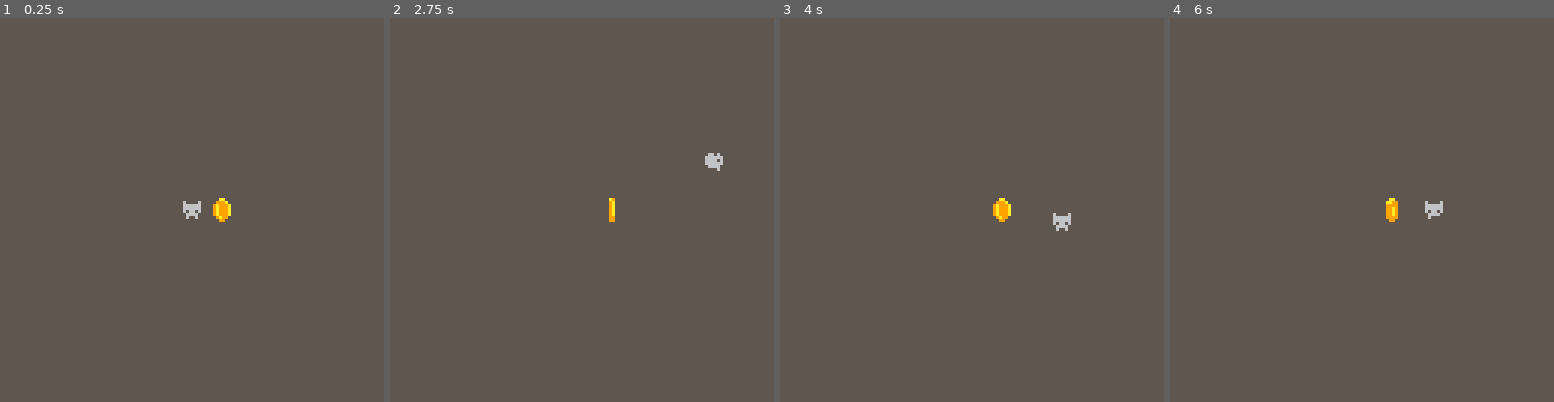
Above: before the commit, frames 1-4 (left to right).
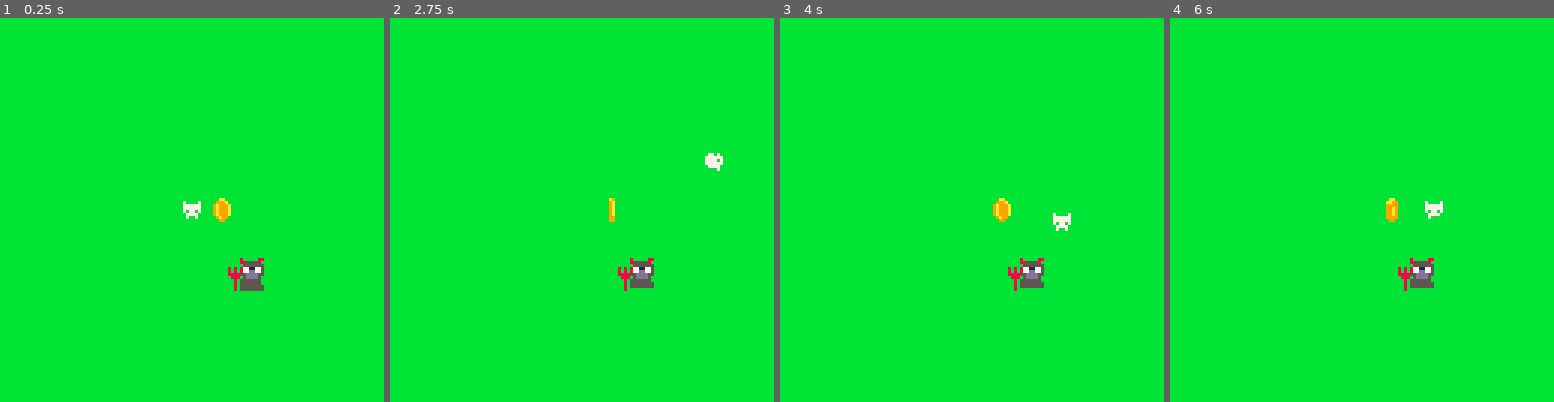
Above: after the commit, the same moments.

Repository: MrAranha/pico8
Game: PICO-8 cartridge lekkit.p8
Same seed, same stepped clock (60 frames per second), same inputs: the game is played once before the commit and once after it.
Inputs:
- Up to frame 1 (0.25 s): no input
- Up to frame 2 (2.75 s): hold Right 1.6-2.1 s; hold Up 2.15-2.42 s; hold Right from 2.47 s (still down)
- Up to frame 3 (4 s): release Right at 3.03 s; hold Left 3.08-3.58 s; hold Down 3.63-3.97 s
- Up to frame 4 (6 s): hold Right 4.02-4.68 s; hold Up 4.73-5.03 s; hold Left 5.08-5.68 s; hold Down from 5.73 s (still down)

The runs differ from the first frame. In frame 1, 99% of the frame differs, in the area x 0-100%, y 0-100%; in frame 2, 100%; in frame 3, 100%; in frame 4, 100%.

Commit message:
Update lekkit.p8dd

Diff:
--- a/lekkit.p8
+++ b/lekkit.p8
@@ -19,9 +18,38 @@
 	--sfx(0,0)
 end
 
+
+	body_bobbing = 7
+	trident_bobbing = 4
+function _enemy()
+
+	y_enemy = 80
+	x_enemy = 80
+	--TRIDENT
+	spr(29,x_enemy-5, y_enemy+trident_bobbing)
+	--BODY
+	spr(28,x_enemy, y_enemy+body_bobbing)
+
+	--HEAD
+	spr(27,x_enemy, y_enemy)
+
+	body_bobbing -= 0.1
+	if body_bobbing <= 5 then
+		body_bobbing = 7
+	end
+
+
+	trident_bobbing -= 0.1
+	if trident_bobbing <= 3 then
+		trident_bobbing = 4
+	end
+end
+
+
 function _draw()
 
-	cls(5)
+	cls(11)
+	_enemy()
 	_coin()
 	spr(char_sprite, x, y)
 	if(not btn(0) and not btn(2) and not btn(3) and not btn(1)) then
@@ -73,21 +101,21 @@
 end
 __gfx__
 00000000000000000000000000000000000000000000000000000000000000000000000000000000000000000000000000000000000000000000000000707000
-00000000060000600600006006000060006606000066060000660600060000600600006006000060006066000060660000606600000000007077777700707770
-00700700066666600666666006666660066666600666666006666660066666600666666006666660066666600666666006666660000000000000000000707070
-00077000066666600666666006666660066660600666606006666060066666600666666006666660060666600606666006066660000000000000000000707070
-00077000060660600606606006066060066666600666666006666660066666600666666006666660066666600666666006666660000000000000000000707070
-00700700006666000066660000666600006666000066660000666600006666000066660000666600006666000066660000666600000000000777777700777077
-00000000006006000060000000000600006006000000060000600000006006000060000000000600006006000060000000000600000000000000000000700070
+00000000070000700700007007000070007707000077070000770700070000700700007007000070007077000070770000707700000000007077777700707770
+00700700077777700777777007777770077777700777777007777770077777700777777007777770077777700777777007777770000000000000000000707070
+00077000077777700777777007777770077770700777707007777070077777700777777007777770070777700707777007077770000000000000000000707070
+00077000070770700707707007077070077777700777777007777770077777700777777007777770077777700777777007777770000000000000000000707070
+00700700007777000077770000777700007777000077770000777700007777000077770000777700007777000077770000777700000000000777777700777077
+00000000007007000070000000000700007007000000070000700000007007000070000000000700007007000070000000000700000000000000000000700070
 00000000000000000000000000000000000000000000000000000000000000000000000000000000000000000000000000000000000000000000000000700070
-000000000000000077777777bbbbbbbbbbbbbbbb7777777777777777000aa000000aa000000a9000000aa0000000000000000000000000000000000000000000
-000700000000000070000000b3b3bbbbbbbbbbbb700000000007070700999a0000aa99000009a00000999a000000000000000000000000000000000000000000
-000700000000000007000000bb3bbbbbbbbbbbbb700000000000700709a999a0009999000009a000009999000000000000000000000000000000000000000000
-000700000000000077777777bb3bbbbbbbbbbbbb700000000000000709a999a00099a9000009a000009a99000000000000000000000000000000000000000000
-000700000000000000000000bb3bbbbbbbbbbbbb700000000000000709a999a00099a9000009a000009a99000000000000000000000000000000000000000000
-000700000000000000777777bbbbbbbbbbbbbbbb777777777777777709a999a00099a9000009a000009a99000000000000000000000000000000000000000000
-000700000000000000000000bbbbbbbbbbbbbbbb7000000000000007009a99000099990000099000009999000000000000000000000000000000000000000000
-000700000000000000000000bbbbbbbbbbbbbbbb7077777777777707000990000009900000099000000990000000000000000000000000000000000000000000
+000000000000000077777777bbbbbbbbbbbbbbbb7777777777777777000aa000000aa000000a9000000aa0008000008801111110080808000000000000000000
+000700000000000070000000b3b3bbbbbbbbbbbb700000000007070700999a0000aa99000009a00000999a008855558005555510080808000000000000000000
+000700000000000007000000bb3bbbbbbbbbbbbb700000000000700709a999a0009999000009a000009999000555555555555550088888000000000000000000
+000700000000000077777777bb3bbbbbbbbbbbbb700000000000000709a999a00099a9000009a000009a99000771177555555555008880000000000000000000
+000700000000000000000000bb3bbbbbbbbbbbbb700000000000000709a999a00099a9000009a000009a9900077dd77555555555000800000000000000000000
+000700000000000000777777bbbbbbbbbbbbbbbb777777777777777709a999a00099a9000009a000009a990055dddd5500000000000800000000000000000000
+000700000000000000000000bbbbbbbbbbbbbbbb7000000000000007009a990000999900000990000099990005dddd5000000000000800000000000000000000
+000700000000000000000000bbbbbbbbbbbbbbbb7077777777777707000990000009900000099000000990005555555000000000000800000000000000000000
 000000000000000000000000bbbbbbbbbbbbbbbb7077777777777707000000000000000000000000000000000000000000000000000000000000000000000000
 000000000000000000000000bbbbbbbbbbbb3bbb7077777777777707000000000000000000000000000000000000000000000000000000000000000000000000
 000000000000000000000000bbbbbbbbbbbbb3bb7077777777777707000000000000000000000000000000000000000000000000000000000000000000000000
